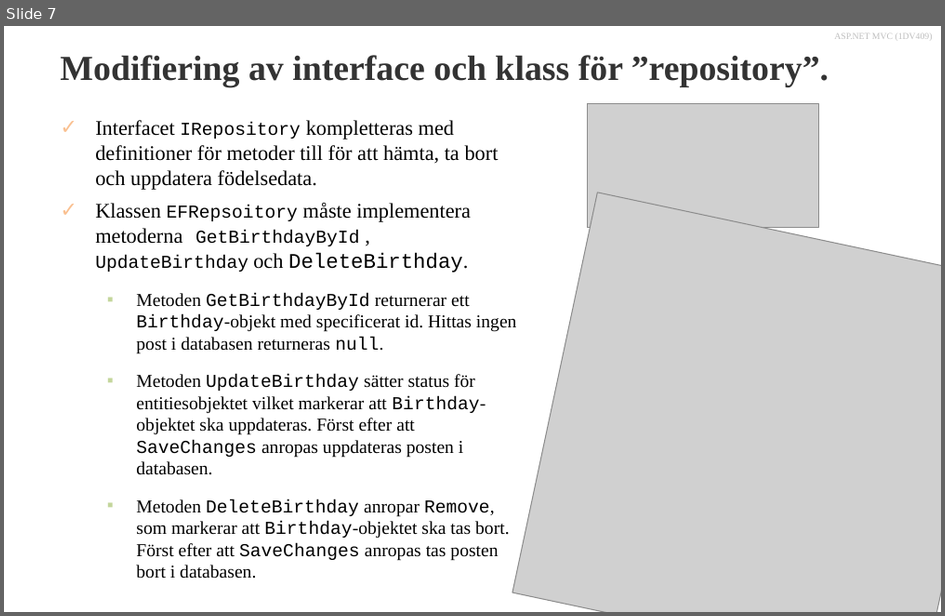
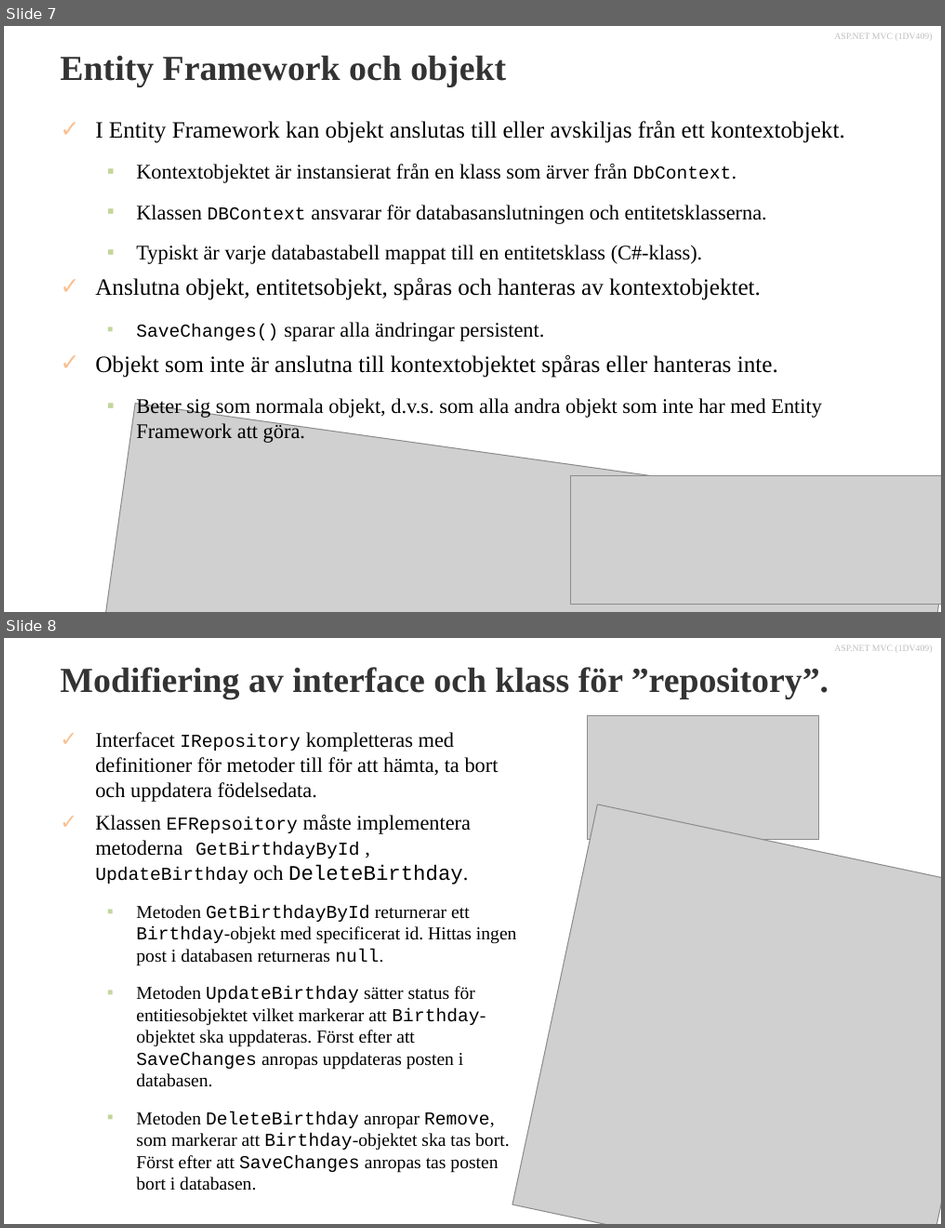
Before and after one commit to 1dv409/kursmaterial, a slide deck: Presentationsmaterial/Dokument/1.6 CRUD, Layout Pages och Partial Views.pptx. Shown one above the other, each under a label of ours: slide 7 before the commit, slides 7 and 8 after it. The pictures are 945x616 and 945x1228 pixels, drawn with LibreOffice and Linux fonts; fonts in the diff are those of the drawing; grey boxes stand for pictures; background and template pictures are left out. Boxes give left, top, right and bottom in pixels: in the first picture for what was removed or moved away, otherwise in the second. Text is boxed around its words. In the diff, an @@ line names an element or a change of style, - is before the commit and + after.

```diff
--- a/Presentationsmaterial/Dokument/1.6 CRUD, Layout Pages och Partial Views.pptx
+++ b/Presentationsmaterial/Dokument/1.6 CRUD, Layout Pages och Partial Views.pptx
@@ slide 7 added at [4,26,941,612], background #FFFFFF; not listed: 1 template element that a slide beside it also shows @@
@@ title added at [60,55,506,87], 27 pt, text #333333, bold @@
+Entity Framework och objekt
@@ text added at [95,120,846,443], 16 pt, text #000000 @@
+✓ I Entity Framework kan objekt anslutas till eller avskiljas från ett kontextobjekt.
+  ▪ Kontextobjektet är instansierat från en klass som ärver från DbContext.
+  ▪ Klassen DBContext ansvarar för databasanslutningen och entitetsklasserna.
+  ▪ Typiskt är varje databastabell mappat till en entitetsklass (C#-klass).
+✓ Anslutna objekt, entitetsobjekt, spåras och hanteras av kontextobjektet.
+  ▪ SaveChanges() sparar alla ändringar persistent.
+✓ Objekt som inte är anslutna till kontextobjektet spåras eller hanteras inte.
+  ▪ Beter sig som normala objekt, d.v.s. som alla andra objekt som inte har med Entity Framework att göra.
@@ picture added at [79,403,941,612] @@
@@ picture added at [570,476,941,604] @@
@@ what was slide 7 is now slide 8 @@
```
Also in this commit, not shown: 1 other slide added.
